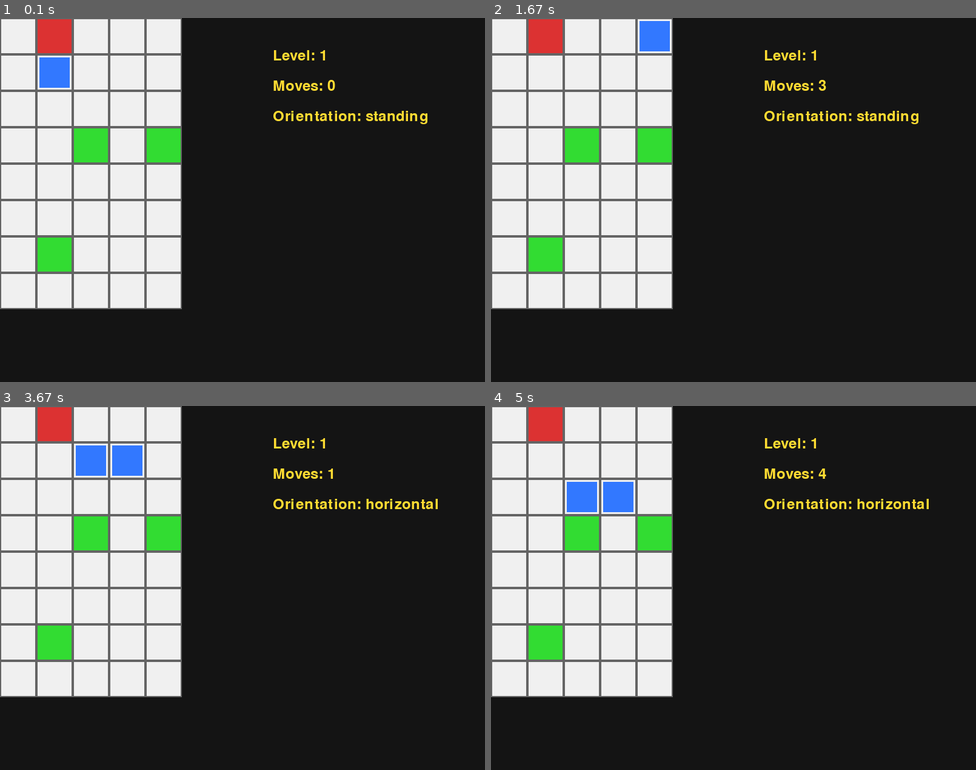
Above: before the commit, frames 1-4 (two rows, left to right).
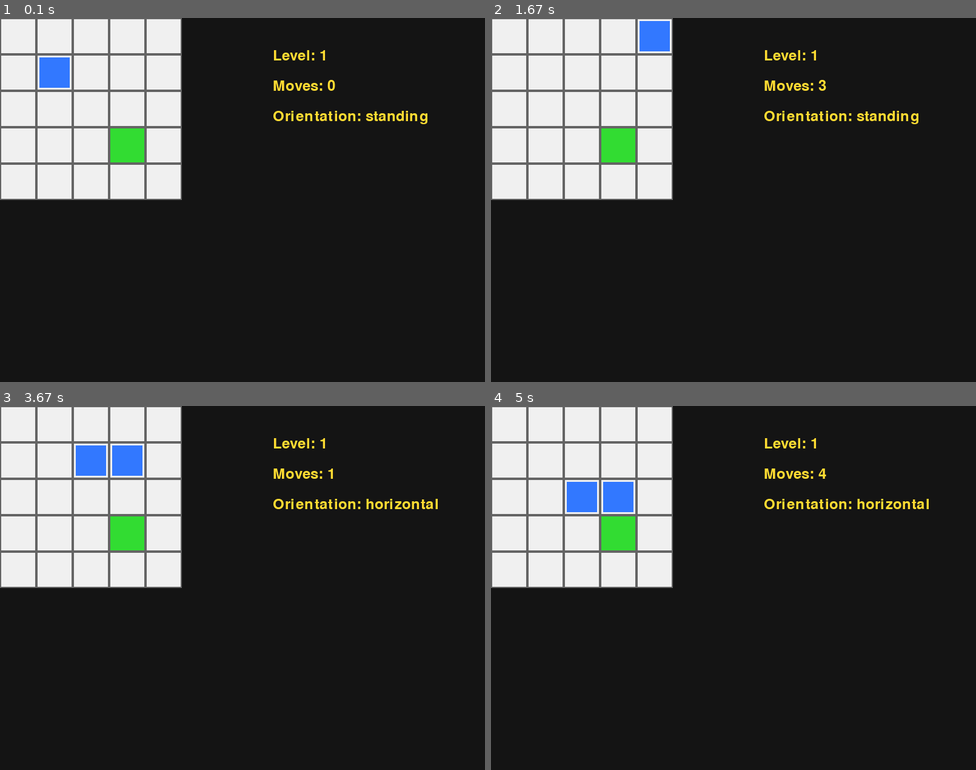
Above: after the commit, the same moments.

Repository: saifhoque15-netizen/Bloxroz
Game: pygame game, started from pygame_main.py
Same seed, same stepped clock (60 frames per second), same inputs: the game is played once before the commit and once after it.
Inputs:
- Up to frame 1 (0.1 s): no input
- Up to frame 2 (1.67 s): hold Right 0.33-0.8 s; hold Up 0.83-1.13 s; hold Right 1.17-1.63 s
- Up to frame 3 (3.67 s): hold Left 1.67-2.2 s; hold Down 2.23-2.53 s; hold Left 2.57-2.97 s; hold Up 3-3.37 s; hold Right from 3.4 s (still down)
- Up to frame 4 (5 s): release Right at 4.03 s; hold Down 4.07-4.43 s; hold Left 4.47-4.93 s; hold Right from 4.97 s (still down)

The runs differ from the first frame. In frame 1, 14% of the frame differs, in the area x 0-38%, y 0-80%; in frame 2, 14%; in frame 3, 14%; in frame 4, 14%.

Commit message:
pygame done ,bfs vs dfs comparison done and levels updated

Diff:
--- a/level.py
+++ b/level.py
@@ -1,32 +1,103 @@
 LEVELS = [
 
+    # LEVEL 1
     [
-        [1,0,1,1,1],
+        [1,1,1,1,1],
         [1,2,1,1,1],
         [1,1,1,1,1],
-        [1,1,9,1,9],
-        [1,1,1,1,1],
-        [1,1,1,1,1],
-        [1,9,1,1,1],
-        [1,1,1,1,1],
+        [1,1,1,9,1],
+        [1,1,1,1,1]
     ],
 
+    # LEVEL 2
     [
-        [1,1,1,1,1],
-        [1,0,2,0,1],
-        [1,1,1,0,1],
-        [1,0,1,1,9],
-        [1,1,1,1,1],
-        [0,1,1,1,1]
-
+        [1,1,1,1,1,1],
+        [1,2,1,1,1,1],
+        [1,1,1,0,1,1],
+        [1,1,1,0,1,1],
+        [1,1,1,1,1,1],
+        [1,1,1,1,9,1]
     ],
 
+    # LEVEL 3
     [
-        [
-            [1, 1, 1],
-            [1, 2, 1],
-            [1, 0, 9]
-        ]
+        [1,1,1,1,1,1],
+        [1,2,1,0,1,1],
+        [1,1,1,0,1,1],
+        [1,1,1,1,1,1],
+        [1,0,1,0,1,1],
+        [1,1,1,1,9,1]
+    ],
+
+    # LEVEL 4
+    [
+        [1,1,1,1,1,1,1],
+        [1,2,1,1,0,1,1],
+        [1,1,1,1,0,1,1],
+        [1,0,0,1,1,1,1],
+        [1,1,1,1,0,1,1],
+        [1,1,0,1,1,1,1],
+        [1,1,1,1,1,9,1]
+    ],
+
+    # LEVEL 5
+    [
+        [1,1,1,1,1,1],
+        [1,2,1,1,1,1],
+        [1,0,0,1,0,1],
+        [1,1,1,1,1,1],
+        [1,1,0,0,1,1],
+        [1,1,1,9,1,1]
+    ],
+
+    # LEVEL 6
+    [
+        [1,1,1,1,1,1,1],
+        [1,2,1,0,1,1,1],
+        [1,1,1,0,1,0,1],
+        [1,1,1,1,1,0,1],
+        [1,0,1,0,1,1,1],
+        [1,1,1,1,1,1,1],
+        [1,1,1,1,9,1,1]
+    ],
+
+    # LEVEL 7
+    [
+        [1,1,1,1,1,1],
+        [1,2,1,1,0,1],
+        [1,1,1,1,0,1],
+        [1,0,1,1,1,1],
+        [1,1,1,0,1,1],
+        [1,1,1,9,1,1]
+    ],
+
+    # LEVEL 8
+    [
+        [1,1,1,1,1,1,1],
+        [1,2,1,1,1,0,1],
+        [1,1,0,0,1,0,1],
+        [1,1,1,1,1,1,1],
+        [1,0,1,0,0,1,1],
+        [1,1,1,1,1,1,1],
+        [1,1,1,9,1,1,1]
+    ],
+
+    # LEVEL 9
+    [
+        [1,1,1,1,1,1,1],
+        [1,2,1,0,1,1,1],
+        [1,1,1,0,1,0,1],
+        [1,1,1,1,1,0,1],
+        [1,0,1,1,1,1,1],
+        [1,1,1,0,0,1,1],
+        [1,1,1,1,9,1,1]
+    ],
+
+    # LEVEL 10 (IMPOSSIBLE)
+    [
+        [1,1,1],
+        [1,2,1],
+        [1,0,9]
     ]
 
 ]
--- a/main.py
+++ b/main.py
@@ -1,125 +1,56 @@
-# from board import Board
-
-
-# board_data = [
-#     [1, 1, 1],
-#     [1, 2, 1],
-#     [1, 1, 9]
-# ]
-
-
-# board = Board(board_data)
-
-# board.display()
-
-
-# start = board.find_start()
-
-# print(start)
-
-
-
-
-
-# from block import Block
-# block = Block(start)
-
-# block.display()
-
-
-# print(block.get_orientation())
-
-# # block.move_right()
-
-# # block.display()
-
-# # print(block.get_orientation())
-
-
-
-# # block.move_right()
-# # block.move_right()
-
-# # block.display()
-
-# # print(block.get_orientation())
-
-
-
-
-# block.move_left()
-# block.move_left()
-
-# block.display()
-
-# print(block.get_orientation())
-
-
-
-# # block.move_down()
-
-# # block.display()
-
-# # print(block.get_orientation())
-
-# print(board.is_valid_block(block))
-
-
-# print(board.is_win(block))
-
-
-
-
-# from game import Game
-
-
-# board_data = [
-#     [1,1,1,1,1],
-#     [1,1,1,1,1],
-#     [1,1,2,1,1],
-#     [1,1,1,1,9],
-#     [1,1,1,1,1]
-# ]
-
-# game = Game(board_data)
-
-
-# game.play()
-
-
-
-
 from game import Game
 from level import LEVELS
+from solver import bfs, dfs
 
-from solver import bfs, dfs
+import matplotlib.pyplot as plt
 
 
 game = Game(LEVELS)
 
-# game.play()
+# ─────────────────────────────
+# STORE TIMES
+# ─────────────────────────────
+
+bfs_times = []
+dfs_times = []
+
+level_names = []
+
+# ─────────────────────────────
+# RUN ALL LEVELS
+# ─────────────────────────────
 
 for i in range(len(LEVELS)):
+
+    print("\n========================")
+    print("LEVEL", i + 1)
+    print("========================\n")
 
     game.current_level = i
 
     game.load_level()
 
-    print("\n========================")
-    print("LEVEL", i + 1)
-    print("========================")
-
+    level_names.append(f"Level {i+1}")
 
     # ─────────────────────────────
     # BFS
     # ─────────────────────────────
 
-    print("\nRunning BFS...\n")
+    print("Running BFS...\n")
 
-    bfs_solution = bfs(game.board, game.block)
+    bfs_result = bfs(game.board, game.block)
 
-    print("BFS Path:", bfs_solution)
+    if bfs_result is not None:
 
+        print("BFS Path:", bfs_result["path"])
+
+        bfs_times.append(bfs_result["time"])
+
+    else:
+
+        print("BFS could not solve this level")
+
+        bfs_times.append(0)
 
     # ─────────────────────────────
     # DFS
@@ -129,6 +60,43 @@
 
     print("\nRunning DFS...\n")
 
-    dfs_solution = dfs(game.board, game.block)
+    dfs_result = dfs(game.board, game.block)
 
-    print("DFS Path:", dfs_solution)
+    if dfs_result is not None:
+
+        print("DFS Path:", dfs_result["path"])
+
+        dfs_times.append(dfs_result["time"])
+
+    else:
+
+        print("DFS could not solve this level")
+
+        dfs_times.append(0)
+
+
+# ─────────────────────────────
+# TIME COMPARISON GRAPH
+# ─────────────────────────────
+
+plt.figure(figsize=(10,5))
+
+x = range(len(level_names))
+
+plt.plot(x, bfs_times, marker='o', label="BFS")
+
+plt.plot(x, dfs_times, marker='o', label="DFS")
+
+plt.xticks(x, level_names)
+
+plt.xlabel("Levels")
+
+plt.ylabel("Time (ms)")
+
+plt.title("BFS vs DFS Time Comparison")
+
+plt.legend()
+
+plt.grid(True)
+
+plt.show()
--- a/solver.py
+++ b/solver.py
@@ -136,7 +136,7 @@
 
 
 
-
+import matplotlib.pyplot as plt
 import time
 import random
 from collections import deque
